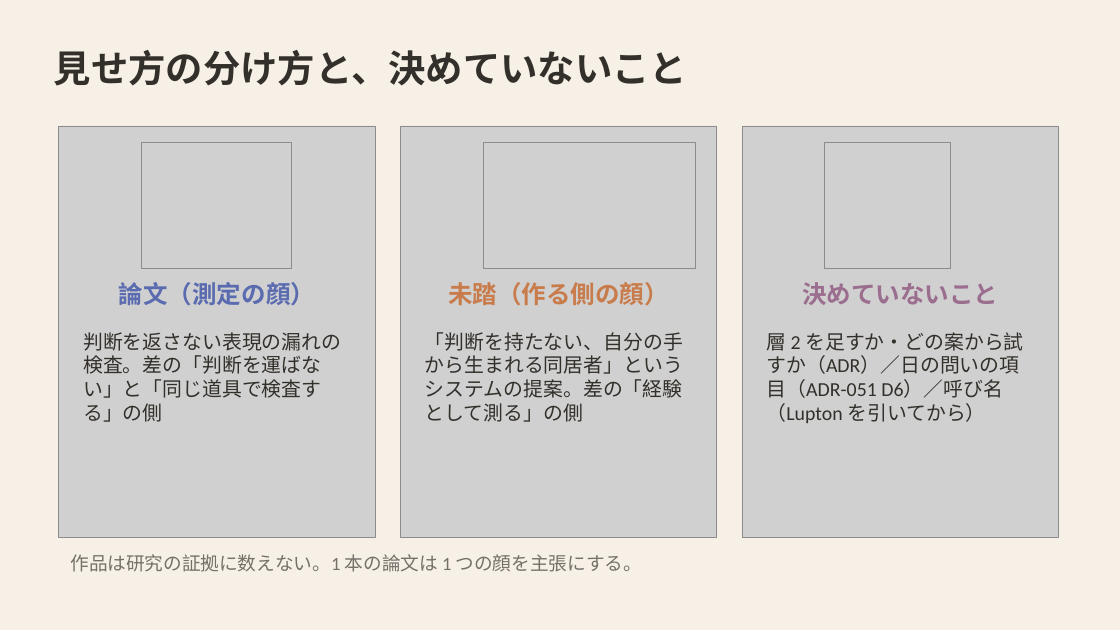
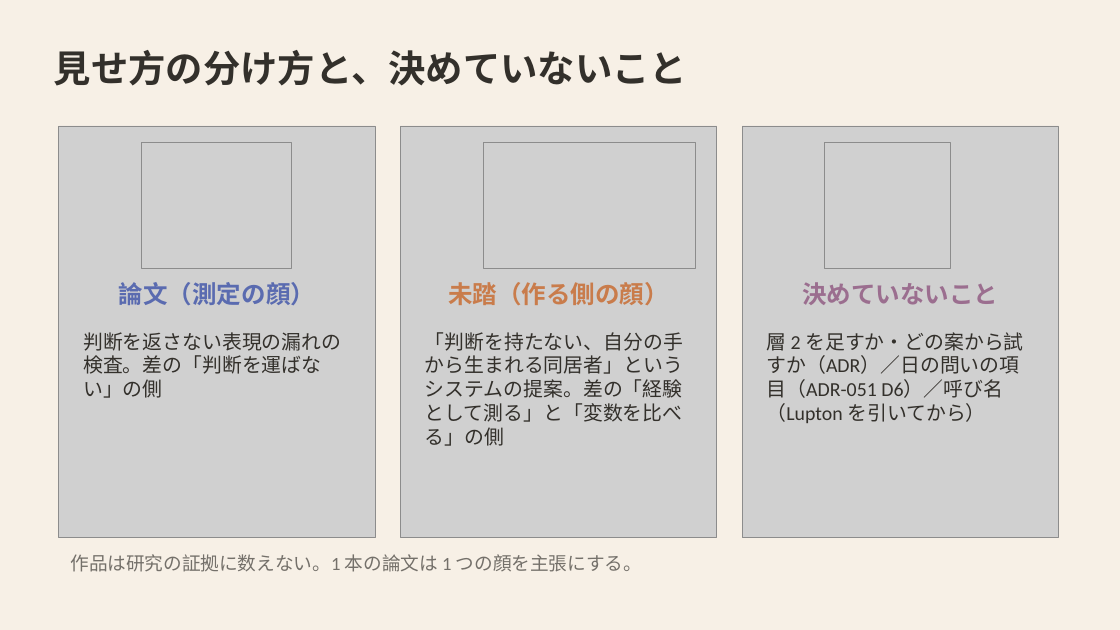
Before and after one commit to mikotomiura/GSE-prototype, a slide deck: slide 22 of docs/slides/project-overview/GSE_handmark_design.pptx. Drawn at 1120x630 pixels with LibreOffice and Linux fonts; fonts in the diff are those of the drawing; grey boxes stand for pictures. Boxes give left, top, right and bottom in pixels: in the first picture for what was removed or moved away, otherwise in the second. Text is boxed around its words. In the diff, an @@ line names an element or a change of style, - is before the commit and + after.

```diff
--- a/docs/slides/project-overview/GSE_handmark_design.pptx
+++ b/docs/slides/project-overview/GSE_handmark_design.pptx
@@ text at (x1=83, y1=332, x2=341, y2=398): text changed @@
-判断を返さない表現の漏れの検査。差の「判断を運ばない」と「同じ道具で検査する」の側
+判断を返さない表現の漏れの検査。差の「判断を運ばない」の側
@@ text at (x1=425, y1=332, x2=683, y2=446): text changed @@
-「判断を持たない、自分の手から生まれる同居者」というシステムの提案。差の「経験として測る」の側
+「判断を持たない、自分の手から生まれる同居者」というシステムの提案。差の「経験として測る」と「変数を比べる」の側
```
Also in this commit, not shown: 4 other slides changed, 11 other files.
